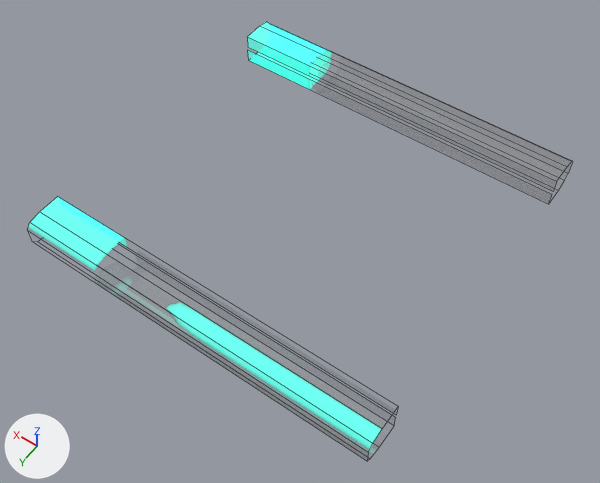
The FBX model Havoc Hotel/Assets/HavocHotel/Meshes/Platform_003_Center_Ends.fbx, before and after one commit.
The view is the same before and after, from a 50 mm camera at (-1.299, 1.158, 1.672) aimed at (-0.529, 0.081, -0.02). Arrows for +X, +Y and +Z are at lower left; the lights stay in place. Mesh edges are drawn as thin lines. Where no turn or scale is listed for an object, it has been applied to the vertices.

Objects in the first picture: 'Platform_003_Center_Ends'.
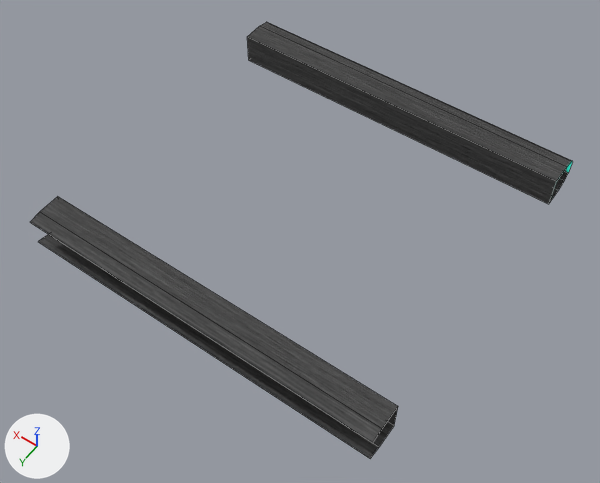
What differs and where, as boxes (x1, y1, x2, y2) in the pictures (600 x 483 px):
'Platform_003_Center_Ends', surface changed, reshaped (cyan to grey): before (28, 22, 382, 449); after (30, 22, 573, 459)
part 1 of me_mesh, cut back: before (247, 37, 310, 89); after (247, 37, 557, 204)
part 2 of me_mesh, cut back: before (28, 223, 373, 449); after (388, 407, 398, 425)
part 3 of me_mesh, surface changed (cyan to grey): before (30, 22, 382, 443); after (30, 22, 573, 459)

Diff of the bpy script that builds the scene:
```diff
--- a/Havoc Hotel/Assets/HavocHotel/Meshes/Platform_003_Center_Ends.fbx.py
+++ b/Havoc Hotel/Assets/HavocHotel/Meshes/Platform_003_Center_Ends.fbx.py
@@ img_platform_diffuse_tga @@
-img_platform_diffuse_tga = load_image('Platform_Diffuse.tga', '../Textures/Platform_Diffuse.png', 1024, 1024, 'Non-Color')
+img_platform_diffuse_tga = load_image('Platform_Diffuse.psd', '../Textures/Platform_Diffuse.png', 1024, 1024, 'sRGB')
@@ mat_platformmaterial @@
 n0 = _N.new('ShaderNodeBsdfPrincipled'); n0.name = 'Principled BSDF'
-n0.inputs[2].default_value = 0.821  # 'Roughness'
+n0.inputs[2].default_value = 0.749  # 'Roughness'
 n0.inputs[28].default_value = 1.0  # 'Emission Strength'
@@ mat_platformmaterial @@
 n6 = _N.new('ShaderNodeNormalMap'); n6.name = 'Normal Map'
-n7 = _N.new('ShaderNodeTexImage'); n7.name = 'Image Texture.004'
-n7.image = img_platform_diffuse_tga
 _L.new(n2.outputs[0], n0.inputs[0])  # 'Color' to 'Base Color'
@@ mat_platformmaterial @@
 _L.new(n6.outputs[0], n0.inputs[5])  # 'Normal' to 'Normal'
-_L.new(n7.outputs[0], n0.inputs[4])  # 'Color' to 'Alpha'
 _L.new(n0.outputs[0], n1.inputs[0])  # 'BSDF' to 'Surface'
@@ me_mesh @@
 # used by ob_platform_003_center_ends; location = (0.0, 0.5, 0.045)
 # verts and faces of me_mesh; kept vertices keep their numbers, new ones are numbered from 40
 # before: 0 (0.0, -0.888, -0.045) at pixel (248, 60), 1 (-1.0, -0.888, -0.045), 2 (0.0, -0.888, 0.045) at pixel (247, 36), 3 (-1.0, -0.888, 0.045), 4 (0.0, -0.888, -0.005) at pixel (247, 49)
 # before: 5 (-1.0, -0.888, -0.005), 6 (-1.0, -0.888, 0.005), 7 (0.0, -0.888, 0.005) at pixel (247, 47)
 # before: 20 (0.0, -0.112, -0.045), 21 (-1.0, -0.112, -0.045), 22 (0.0, -0.112, 0.045) at pixel (57, 196), 23 (-1.0, -0.112, 0.045), 24 (0.0, -0.112, -0.005)
 # before: 25 (-1.0, -0.112, -0.005), 26 (-1.0, -0.112, 0.005), 27 (0.0, -0.112, 0.005), 28 (0.0, 0.0, 0.023) at pixel (27, 230), 30 (0.0, -0.015, 0.039) at pixel (29, 222)
 # before: 31 (-1.0, 0.0, 0.023), 32 (-1.0, -0.015, 0.039) at pixel (372, 443), 35 (0.0, 0.0, -0.023), 36 (0.0, -0.015, -0.039), 38 (-1.0, -0.015, -0.039)
 # before: 39 (-1.0, 0.0, -0.023)
-me_mesh.from_pydata(...)  # 40 vertices, 18 faces; spans x -1.0..0.0, y -1.0..0.0, z -0.045..0.045
+me_mesh.from_pydata(...)  # 28 vertices, 13 faces; spans x -1.0..0.0, y -1.0..-0.015, z -0.045..0.045
+# me_mesh part 1
+delete_vertices([*range(4, 8)])  # with the faces that use them
+faces += [(0, 1, 3, 2)]
+# me_mesh part 2
+delete_vertices([*range(24, 29), 31, 35, 39])  # with the faces that use them
+faces += [(20, 22, 23, 21)]
+# me_mesh part 3: 11 kept faces spanning x -1.0..0.0, y -1.0..-0.015, z -0.045..0.045 get new texture (UV) coordinates
 me_mesh.materials.append(mat_platformmaterial)
```
